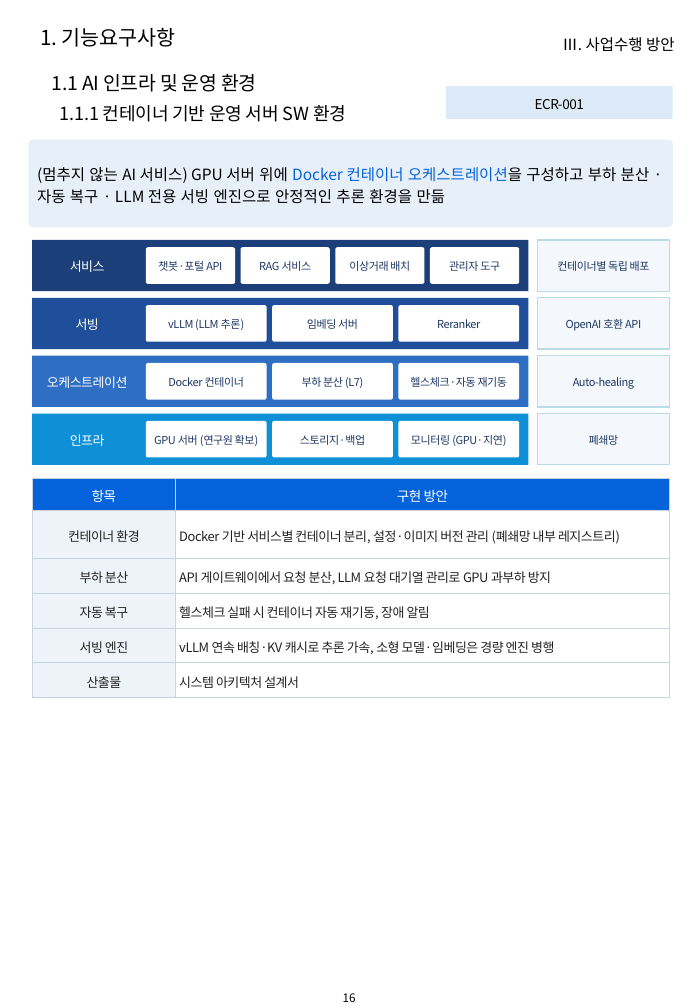
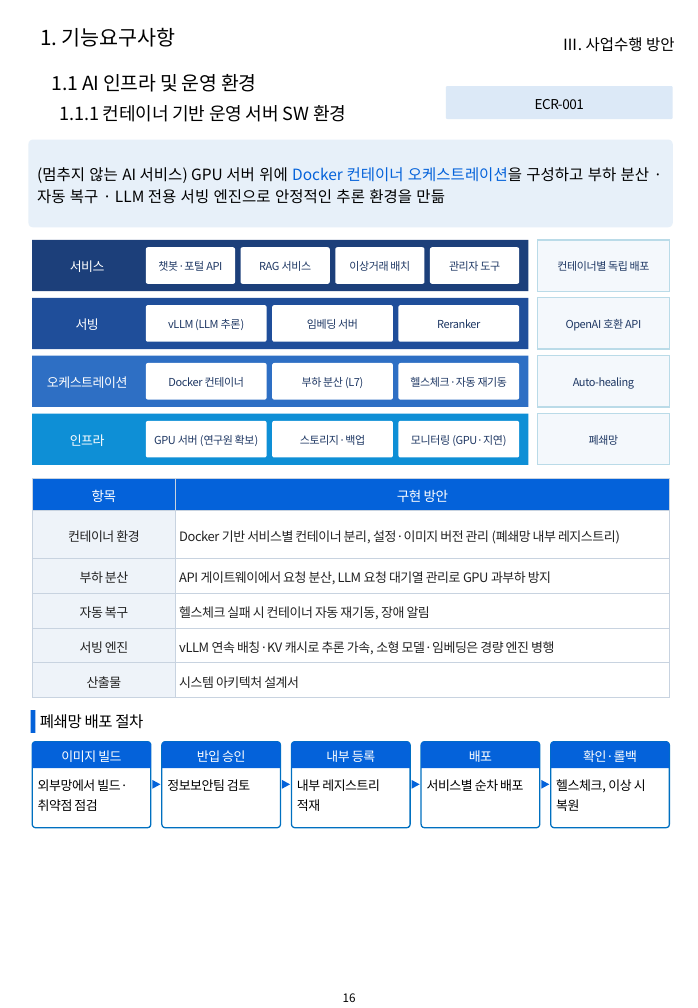
Before and after one commit to hwangsteeve-tech/hbjw, a slide deck: slide 16 of proposals/2026-08_kribb-ai-platform/kribb_proposal.pptx. Drawn at 698x1008 pixels with LibreOffice and Linux fonts; fonts in the diff are those of the drawing; background and template pictures are left out. Boxes give left, top, right and bottom in pixels: in the first picture for what was removed or moved away, otherwise in the second. Text is boxed around its words. In the diff, an @@ line names an element or a change of style, - is before the commit and + after.

```diff
--- a/proposals/2026-08_kribb-ai-platform/kribb_proposal.pptx
+++ b/proposals/2026-08_kribb-ai-platform/kribb_proposal.pptx
@@ rectangle added at (x1=31, y1=710, x2=35, y2=732), fill #0462DA @@
@@ text added at (x1=40, y1=714, x2=143, y2=729), 12 pt, text #000000 @@
+폐쇄망 배포 절차
@@ rounded rectangle added at (x1=33, y1=742, x2=151, y2=828), fill #FFFFFF, outline #0070C0 1 pt @@
@@ round same rect added at (x1=33, y1=742, x2=151, y2=768), fill #0462DA, 10 pt, text #FFFFFF @@
+이미지 빌드
@@ rounded rectangle added at (x1=162, y1=742, x2=280, y2=828), fill #FFFFFF, outline #0070C0 1 pt @@
@@ round same rect added at (x1=162, y1=742, x2=280, y2=768), fill #0462DA, 10 pt, text #FFFFFF @@
+반입 승인
@@ rounded rectangle added at (x1=291, y1=742, x2=409, y2=828), fill #FFFFFF, outline #0070C0 1 pt @@
@@ round same rect added at (x1=291, y1=742, x2=409, y2=768), fill #0462DA, 10 pt, text #FFFFFF @@
+내부 등록
@@ rounded rectangle added at (x1=422, y1=742, x2=540, y2=828), fill #FFFFFF, outline #0070C0 1 pt @@
@@ round same rect added at (x1=422, y1=742, x2=540, y2=768), fill #0462DA, 10 pt, text #FFFFFF @@
+배포
@@ rounded rectangle added at (x1=551, y1=742, x2=669, y2=828), fill #FFFFFF, outline #0070C0 1 pt @@
@@ round same rect added at (x1=551, y1=742, x2=669, y2=768), fill #0462DA, 10 pt, text #FFFFFF @@
+확인·롤백
@@ text added at (x1=38, y1=779, x2=128, y2=811), 10 pt, text #000000 @@
+외부망에서 빌드·취약점 점검
@@ text added at (x1=167, y1=779, x2=250, y2=791), 10 pt, text #000000 @@
+정보보안팀 검토
@@ text added at (x1=297, y1=779, x2=380, y2=811), 10 pt, text #000000 @@
+내부 레지스트리 적재
@@ text added at (x1=427, y1=779, x2=523, y2=791), 10 pt, text #000000 @@
+서비스별 순차 배포
@@ text added at (x1=556, y1=779, x2=646, y2=811), 10 pt, text #000000 @@
+헬스체크, 이상 시 복원
@@ triangle added at (x1=152, y1=781, x2=160, y2=789), fill #0462DA @@
@@ triangle added at (x1=282, y1=781, x2=290, y2=789), fill #0462DA @@
@@ triangle added at (x1=411, y1=781, x2=420, y2=789), fill #0462DA @@
@@ triangle added at (x1=541, y1=781, x2=549, y2=789), fill #0462DA @@
```
Also in this commit, not shown: 33 other slides changed, 5 other files.
